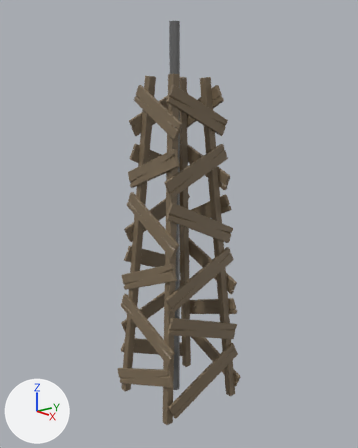
An edit to the Blender file data/Assets/Models/Tower/Tower.blend, drawn before and after from the same camera.
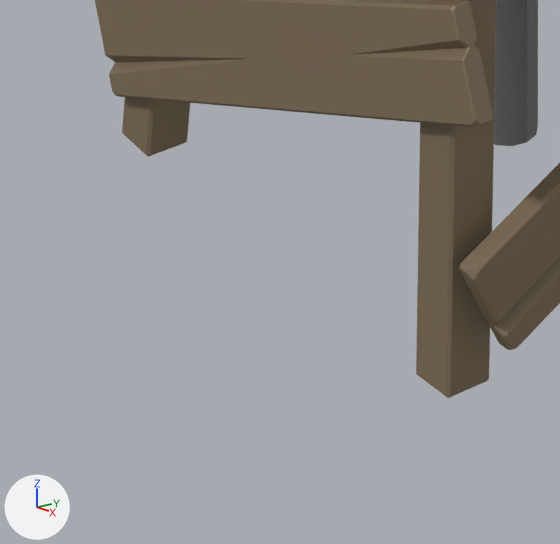
The first picture shows the older version from a 50 mm lens placed at (79.9, -63.9, 67.4), pointed at (0.0, 1.1, 39.5). The close-ups show both versions on the part from 29% to 51% of the width and 83% to 100% of the height of that picture; other places that the commit changed are outside them. Arrows for +X, +Y and +Z are at lower left; the lights stay in place.
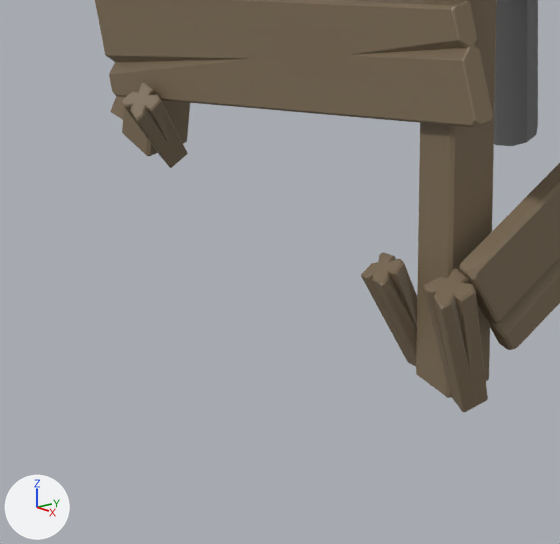
Edits to the bpy script that builds the scene:
```text
Add me_cube_003:
    me_cube_003.from_pydata(...)  # 57 vertices, 45 faces; spans x -0.49..0.56, y -0.49..0.55, z -0.49..3.25
    me_cube_003.materials.append(mat_mat_wood)  # brown #7b6b54
Add ob_cube_033:
    ob_cube_033 = bpy.data.objects.new('Cube.033', me_cube_003)
    ob_cube_033.location = (-9.61, -8.27, -0.41)
    ob_cube_033.rotation_euler = (-0.474, 0.195, 0.288)  # degrees (-27, 11, 17)
    ob_cube_033.scale = (1.22, 1.22, 1.22)
Add ob_cube_032:
    ob_cube_032 = bpy.data.objects.new('Cube.032', me_cube_003)
    ob_cube_032.location = (-6.8, -8.74, -0.52)
    ob_cube_032.rotation_euler = (0.498, 0.271, 0.0221)  # degrees (29, 16, 1.3)
Add ob_cube_031:
    ob_cube_031 = bpy.data.objects.new('Cube.031', me_cube_003)
    ob_cube_031.location = (9.04, -8.79, -0.22)
    ob_cube_031.rotation_euler = (0.194, 0.0854, -0.166)  # degrees (11, 4.9, -9.5)
    ob_cube_031.scale = (1.16, 1.16, 1.16)
Add ob_cube_030:
    ob_cube_030 = bpy.data.objects.new('Cube.030', me_cube_003)
    ob_cube_030.location = (6.61, -8.74, -0.37)
    ob_cube_030.rotation_euler = (0.341, -0.115, 0.0966)  # degrees (20, -6.6, 5.5)
```

Boxes (x1, y1, x2, y2) around the edits, measured in the close-ups (560 x 544 px):
'Cube.031', added (brown)
    after: (424, 269, 488, 412)
'Cube.030', added (brown)
    after: (361, 252, 417, 366)
'Cube.032', added (brown)
    after: (121, 82, 188, 168)
'Cube.033', added
    after: (110, 96, 125, 120)
